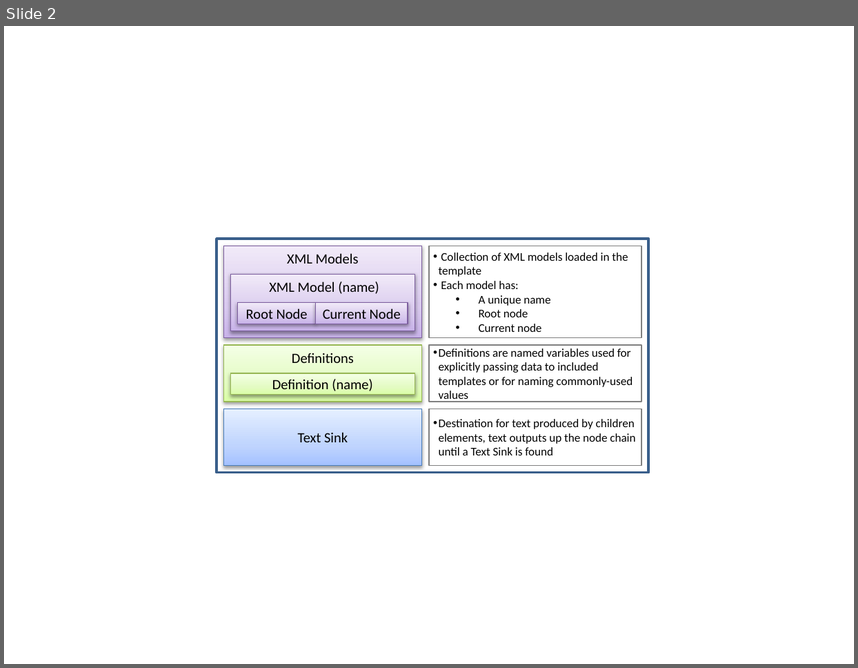
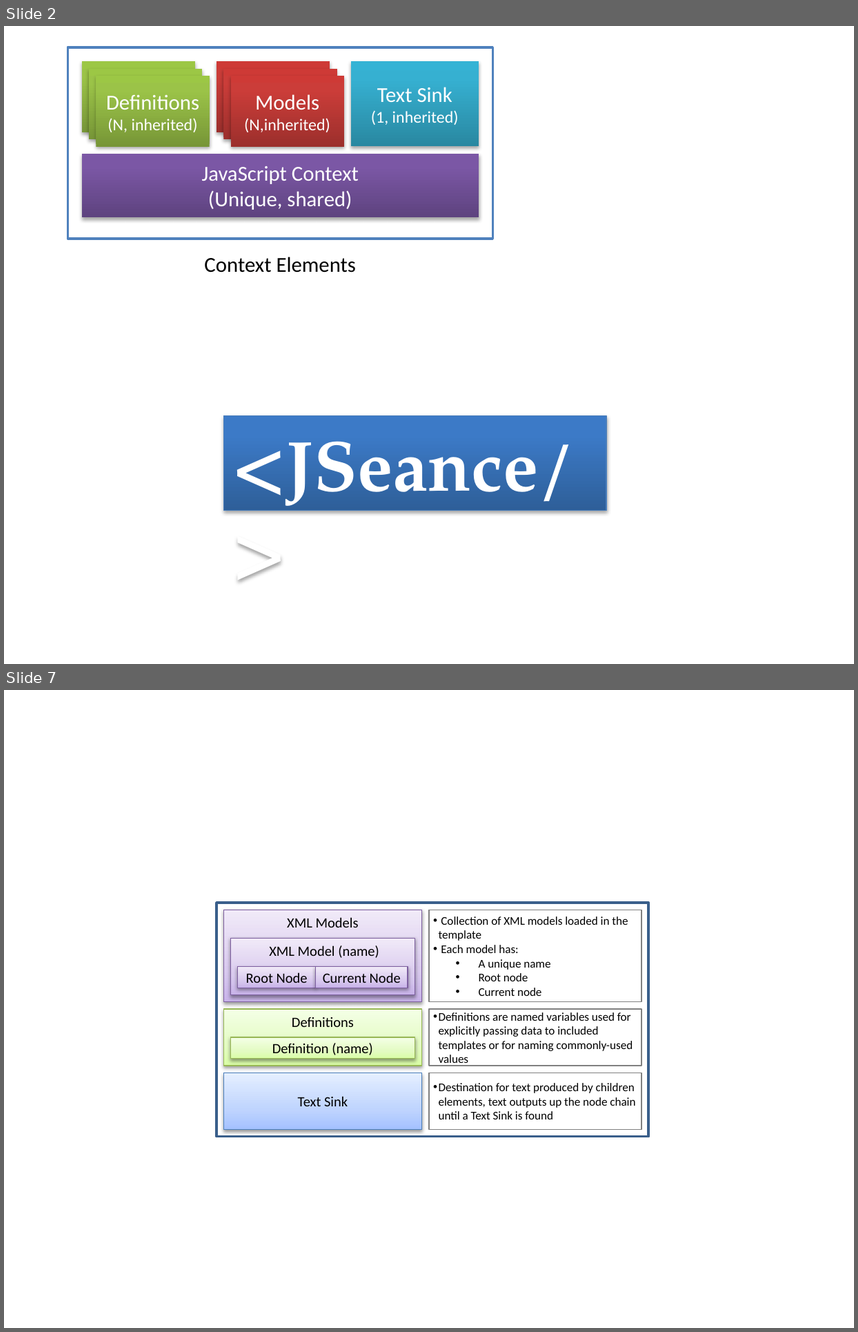
Before and after one commit to amurilloc/jseance, a slide deck: wiki/images/source/ImageSource.pptx. Shown one above the other, each under a label of ours: slide 2 before the commit, slides 2 and 7 after it; the slides between them are not shown. The pictures are 858x668 and 858x1332 pixels, drawn with LibreOffice and Linux fonts; fonts in the diff are those of the drawing. Boxes give left, top, right and bottom in pixels: in the first picture for what was removed or moved away, otherwise in the second. Text is boxed around its words. In the diff, an @@ line names an element or a change of style, - is before the commit and + after.

```diff
--- a/wiki/images/source/ImageSource.pptx
+++ b/wiki/images/source/ImageSource.pptx
@@ slide 2 added at [4,26,854,664], background #FFFFFF @@
@@ rectangle added at [67,47,493,239], outline #4F81BD 2 pt @@
@@ rectangle added at [82,62,195,132], fill gradient #779737 to #9BC348 to #9DC746, 18 pt, text #FFFFFF @@
+Definitions
@@ rectangle added at [217,62,330,132], fill gradient #9C2F2D to #CB3E3A to #CE3B37, 18 pt, text #FFFFFF @@
+Models
@@ rectangle added at [351,62,478,147], fill gradient #2A88A2 to #37B1D2 to #34B4D6, 14 pt, text #FFFFFF @@
+Text Sink
+(1, inherited)
@@ rectangle added at [89,69,202,139], fill gradient #779737 to #9BC348 to #9DC746, 18 pt, text #FFFFFF @@
+Definitions
@@ rectangle added at [96,75,209,146], fill gradient #779737 to #9BC348 to #9DC746, 14 pt, text #FFFFFF @@
+Definitions
+(N, inherited)
@@ rectangle added at [223,69,337,139], fill gradient #9C2F2D to #CB3E3A to #CE3B37, 18 pt, text #FFFFFF @@
+Models
@@ rectangle added at [231,75,344,146], fill gradient #9C2F2D to #CB3E3A to #CE3B37, 14 pt, text #FFFFFF @@
+Models
+(N,inherited)
@@ rectangle added at [82,154,479,217], fill gradient #5F4480 to #7B58A6 to #7C57A8, 18 pt, text #FFFFFF @@
+JavaScript Context
+(Unique, shared)
@@ text added at [204,256,357,272], 18 pt, text #000000 @@
+Context Elements
@@ rectangle added at [223,415,606,510], fill gradient #2F5F99 to #3D7CC7 to #3A7CCB, outline #4B7EBC 0.75 pt, 60 pt, text #FFFFFF, bold @@
+<JSeance/>
@@ what was slide 2 is now slide 7 @@
```
Also in this commit, not shown: 1 slide changed, 4 other slides added.
